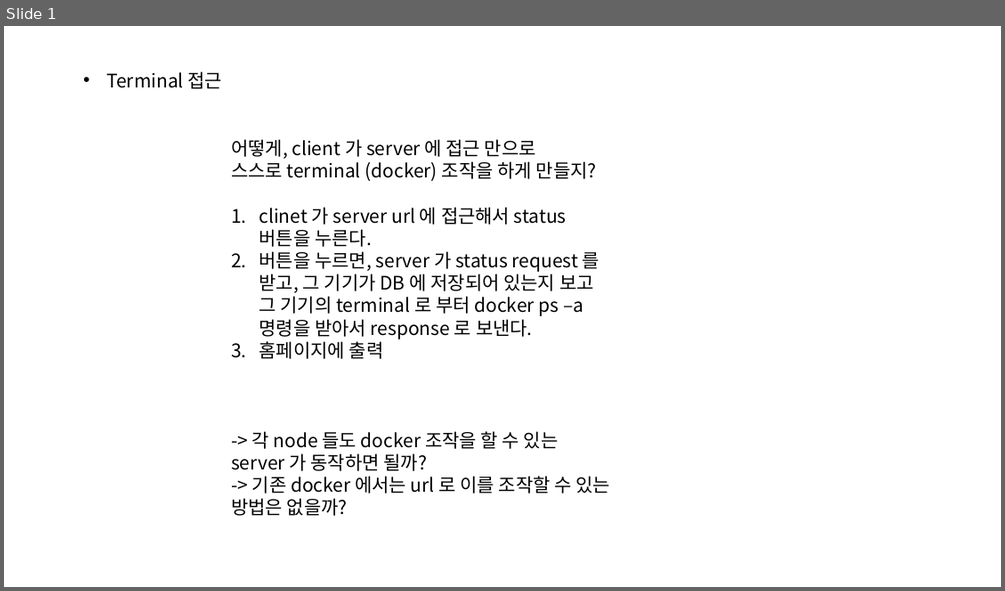
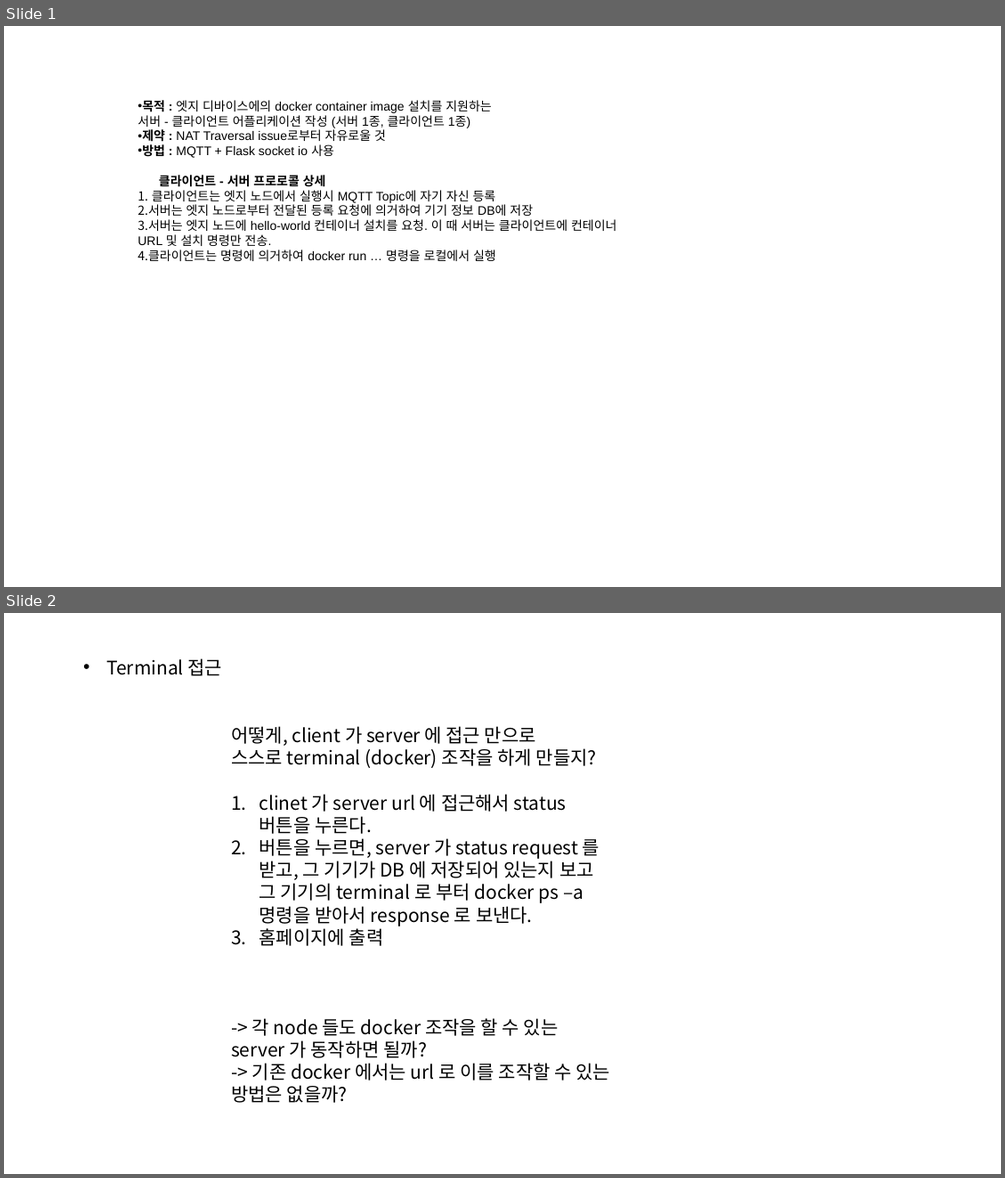
Before and after one commit to Mishuni/ochestration_for_docker, a slide deck: FiveStarts_app.pptx. Shown one above the other, each under a label of ours: slide 1 before the commit, slides 1 and 2 after it. The pictures are 1005x591 and 1005x1178 pixels, drawn with LibreOffice and Linux fonts; fonts in the diff are those of the drawing. Boxes give left, top, right and bottom in pixels: in the first picture for what was removed or moved away, otherwise in the second. Text is boxed around its words. In the diff, an @@ line names an element or a change of style, - is before the commit and + after.

```diff
--- a/FiveStarts_app.pptx
+++ b/FiveStarts_app.pptx
@@ slide 1 added at <box>4,26,1001,587</box>, background #FFFFFF @@
@@ text added at <box>138,100,616,261</box>, 12 pt, text #000000 @@
+• 목적 : 엣지 디바이스에의 docker container image 설치를 지원하는
+  서버 - 클라이언트 어플리케이션 작성 (서버 1종, 클라이언트 1종)
+• 제약 : NAT Traversal issue로부터 자유로울 것
+• 방법 : MQTT + Flask socket io 사용
+클라이언트 - 서버 프로로콜 상세
+1. 클라이언트는 엣지 노드에서 실행시 MQTT Topic에 자기 자신 등록
+2. 서버는 엣지 노드로부터 전달된 등록 요청에 의거하여 기기 정보 DB에 저장
+3. 서버는 엣지 노드에 hello-world 컨테이너 설치를 요청. 이 때 서버는 클라이언트에 컨테이너 URL 및 설치 명령만 전송.
+4. 클라이언트는 명령에 의거하여 docker run … 명령을 로컬에서 실행
@@ what was slide 1 is now slide 2 @@
```
Also in this commit, not shown: 1 slide changed, 1 other slide added, 2 slides removed.
